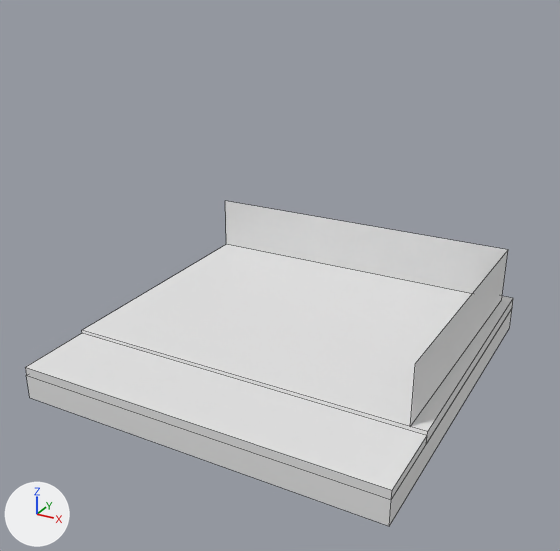
Before and after pictures for a commit that changed the Blender file 6_Projects/Place_.blend.
Rendered twice from a camera (50 mm lens) standing at (7.25, -13.61, 8.85) and looking at (0.0, -0.44, 2.26). The lights are fixed; the arrows at lower left show +X, +Y and +Z. Mesh edges are drawn as thin lines.
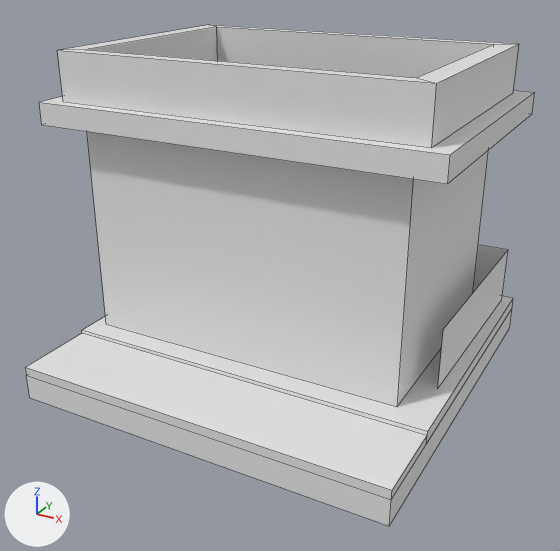
Location of each change, (x1, y1, x2, y2) in pixels of the pictures (560 x 551 px):
'Plane.004', added: after (87, 132, 488, 407)
'Plane.006', added: after (57, 25, 519, 148)
'Plane.003', mesh rescaled: before (225, 201, 508, 427); after (438, 245, 508, 388)
'Plane.005', added: after (39, 90, 535, 184)
'Plane.002', unchanged, covered by the edit: before (82, 244, 513, 442); after (82, 296, 513, 442)

Edits to the bpy script that builds the scene:
```text
Change me_plane_006:
    where me_plane_006.from_pydata(...)  # 6 vertices, 2 faces; spans x -1.0..0.94, y -0.57..0.94, z 0.2..0.52
    used by ob_plane_003; location = (0.0, 0.0, 0.0); scale = (4.0, 4.0, 4.0)
    me_plane_006 part 1: the whole mesh is scaled about its middle by (0.738, 0.759, 1), then moved by (0.25, 0.18, 0.0)
Add me_plane_002:
    me_plane_002.from_pydata(...)  # 16 vertices, 13 faces; spans x -1.1..1.1, y -1.1..1.1, z 2.07..2.48
Add me_plane_001:
    me_plane_001.from_pydata(...)  # a box spanning x -1.21..1.21, y -1.21..1.21, z 1.88..2.07
Add me_plane:
    me_plane.from_pydata([(-1.0, -1.0, 0.0), (1.0, -1.0, 0.0), (-1.0, 1.0, 0.0), (1.0, 1.0, 0.0), (-1.0, 1.0, 1.88), (-1.0, -1.0, 1.88), (1.0, -1.0, 1.88), (1.0, 1.0, 1.88)], [], [(5, 6, 7, 4), (1, 3, 7, 6), (2, 0, 5, 4), (3, 2, 4, 7), (0, 1, 6, 5)])
Add ob_plane_006:
    ob_plane_006 = bpy.data.objects.new('Plane.006', me_plane_002)
    ob_plane_006.location = (-0.24, 0.61, 0.8)
    ob_plane_006.scale = (3.48, 2.42, 2.42)
Add ob_plane_005:
    ob_plane_005 = bpy.data.objects.new('Plane.005', me_plane_001)
    ob_plane_005.location = (-0.24, 0.61, 0.8)
    ob_plane_005.scale = (3.48, 2.42, 2.42)
Add ob_plane_004:
    ob_plane_004 = bpy.data.objects.new('Plane.004', me_plane)
    ob_plane_004.location = (-0.24, 0.61, 0.8)
    ob_plane_004.scale = (3.48, 2.42, 2.42)
```
